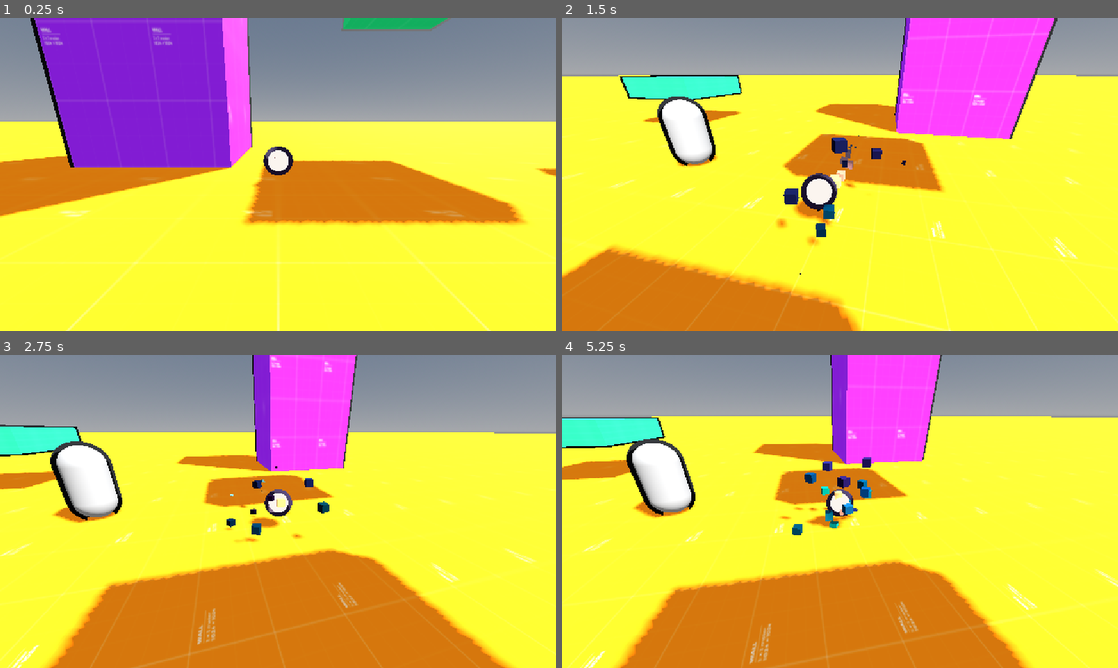
Above: before the commit, frames 1-4 (two rows, left to right).
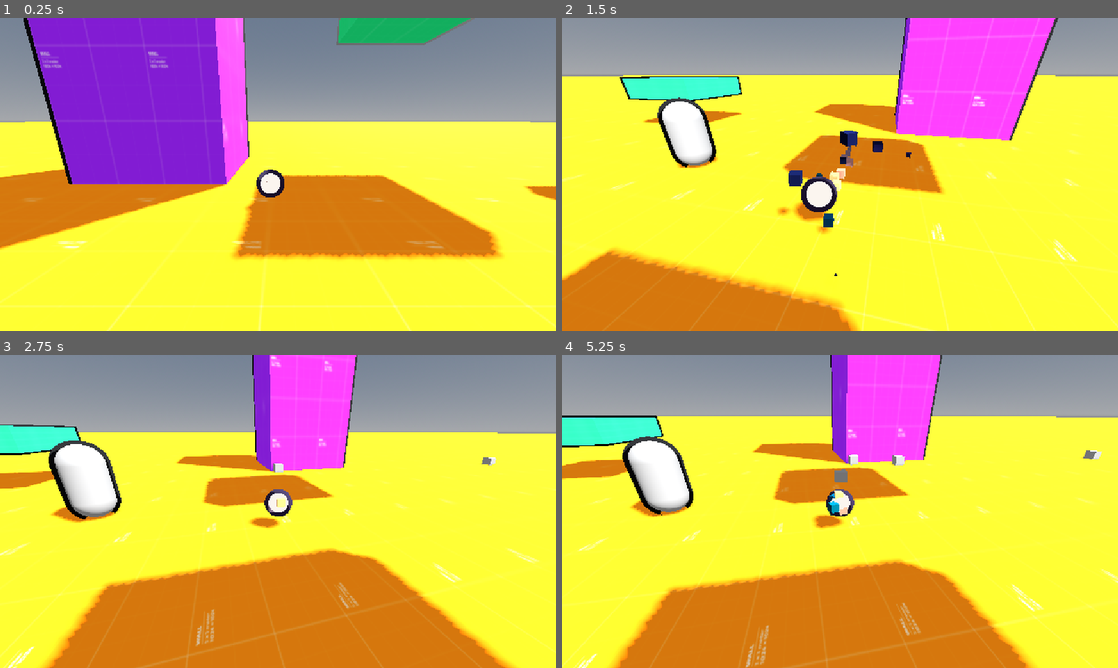
Above: after the commit, the same moments.

Repository: cookie1170/pirate-software-jam
Game: Godot game, scene res://levels/level.tscn
Same seed, same stepped clock (60 frames per second), same inputs: the game is played once before the commit and once after it.
Inputs (mouse positions are in pixels of both pictures, inside the frame that each line leads up to):
- Up to frame 1 (0.25 s): no input
- Up to frame 2 (1.5 s): tap Enter at 0.5 s; move the mouse to (962, 158) at 0.52 s; press the mouse at (962, 158) at 0.53 s; hold D (right) 0.53-1.28 s; tap Space (jump) at 0.77 s; move the mouse to (812, 174) at 1.27 s; release the mouse at (812, 174) at 1.28 s; hold Up (ui_up) from 1.28 s (still down); tap W (forw) at 1.35 s
- Up to frame 3 (2.75 s): keep holding Up (ui_up); tap Space (jump) at 1.52 s; move the mouse to (289, 505) at 2.02 s; press the mouse at (289, 505) at 2.03 s
- Up to frame 4 (5.25 s): keep holding Up (ui_up); move the mouse to (834, 517) at 2.77 s; release the mouse at (834, 517) at 2.78 s; tap W (forw) at 2.85, 4.35 s; tap Space (jump) at 3.02, 3.77, 4.52 s; move the mouse to (878, 514) at 3.52 s; press the mouse at (878, 514) at 3.53 s; move the mouse to (795, 508) at 4.27 s; release the mouse at (795, 508) at 4.28 s; move the mouse to (845, 511) at 5.02 s; press the mouse at (845, 511) at 5.03 s

The runs differ from the first frame. In frame 1, 20% of the frame differs, in the area x 0-100%, y 0-100%; in frame 2, 6.1%; in frame 3, 3.2%; in frame 4, 5.9%.

Commit message:
shooting & damaging enemies works now :pepo_hype:

Diff:
--- a/common/hitbox.gd
+++ b/common/hitbox.gd
@@ -4,6 +4,6 @@
 @export var damage : int = 4
 @export_enum("Player", "Enemy") var type : String
 
-func _init() -> void:
+func _ready() -> void:
 	collision_mask = 0
 	collision_layer = (4 if type == "Player" else 8)
--- a/common/hurtbox.gd
+++ b/common/hurtbox.gd
@@ -3,12 +3,10 @@
 
 @export_enum("Player", "Enemy") var type : String
 
-func _init() -> void:
+func _ready() -> void:
+	area_entered.connect(_get_hit)
 	collision_layer = 0
 	collision_mask = (8 if type == "Player" else 4)
 
-func _ready() -> void:
-	area_entered.connect(_get_hit)
-
 func _get_hit(hitbox : Hitbox):
-	owner.get_hit(hitbox.damage, hitbox.position)
+	owner._get_hit(hitbox.damage, hitbox.position)
--- a/enemies/basic_enemy.gd
+++ b/enemies/basic_enemy.gd
@@ -1,6 +1,6 @@
 class_name Enemy
 extends CharacterBody3D
 
-func die(hitbox : Area3D) -> void:
-	%HurtParticles.look_at(hitbox.global_position)
+func _get_hit(damage : int, pos : Vector3) -> void:
+	%HurtParticles.look_at(pos)
 	%AnimationPlayer.play("die")
--- a/enemies/basic_enemy.tscn
+++ b/enemies/basic_enemy.tscn
@@ -1,6 +1,7 @@
-[gd_scene load_steps=11 format=4 uid="uid://vkj15iayrnau"]
+[gd_scene load_steps=12 format=4 uid="uid://vkj15iayrnau"]
 
 [ext_resource type="Script" uid="uid://bsmce2pk6wm0s" path="res://enemies/basic_enemy.gd" id="1_ubayq"]
+[ext_resource type="Script" uid="uid://cueoxdgpqrre6" path="res://common/hurtbox.gd" id="2_6ofcp"]
 
 [sub_resource type="CapsuleMesh" id="CapsuleMesh_7olet"]
 
@@ -92,7 +93,7 @@
 transform = Transform3D(1, 0, 0, 0, 1, 0, 0, 0, 1, 0, 1, 0)
 mesh = SubResource("CapsuleMesh_7olet")
 
-[node name="MeshInstance3D" type="MeshInstance3D" parent="Mesh"]
+[node name="OutlineMesh" type="MeshInstance3D" parent="Mesh"]
 mesh = SubResource("ArrayMesh_ubayq")
 
 [node name="Collider" type="CollisionShape3D" parent="."]
@@ -117,6 +118,7 @@
 mesh = SubResource("BoxMesh_ubayq")
 emission_shape = 3
 emission_box_extents = Vector3(0.2, 0.5, 0.2)
+particle_flag_align_y = true
 direction = Vector3(0, 1, 1)
 spread = 16.0
 initial_velocity_min = 5.0
@@ -126,11 +128,10 @@
 scale_amount_curve = SubResource("Curve_ubayq")
 
 [node name="Hurtbox" type="Area3D" parent="."]
-collision_layer = 0
-collision_mask = 4
+script = ExtResource("2_6ofcp")
+type = "Enemy"
+metadata/_custom_type_script = ExtResource("2_6ofcp")
 
 [node name="Collider" type="CollisionShape3D" parent="Hurtbox"]
 transform = Transform3D(1, 0, 0, 0, 1, 0, 0, 0, 1, 0, 1, 0)
-shape = SubResource("CapsuleShape3D_ubayq")
-
-[connection signal="area_entered" from="Hurtbox" to="." method="die"]
+shape = SubResource("CapsuleShape3D_5xrap")
--- /dev/null
+++ b/player/bullet.tscn
@@ -0,0 +1,30 @@
+[gd_scene load_steps=5 format=3 uid="uid://ciy177ajnquy0"]
+
+[ext_resource type="Script" uid="uid://bh4s8tbbuep0u" path="res://common/hitbox.gd" id="1_1y6ct"]
+
+[sub_resource type="BoxMesh" id="BoxMesh_6bq6f"]
+size = Vector3(0.5, 0.5, 0.5)
+
+[sub_resource type="BoxShape3D" id="BoxShape3D_6bq6f"]
+size = Vector3(0.5, 0.5, 0.5)
+
+[sub_resource type="BoxShape3D" id="BoxShape3D_j40gx"]
+size = Vector3(0.75, 0.75, 0.75)
+
+[node name="Bullet" type="RigidBody3D"]
+collision_layer = 0
+
+[node name="Mesh" type="MeshInstance3D" parent="."]
+mesh = SubResource("BoxMesh_6bq6f")
+
+[node name="Collider" type="CollisionShape3D" parent="."]
+shape = SubResource("BoxShape3D_6bq6f")
+
+[node name="Hitbox" type="Area3D" parent="."]
+script = ExtResource("1_1y6ct")
+type = "Player"
+metadata/_custom_type_script = ExtResource("1_1y6ct")
+
+[node name="Collider" type="CollisionShape3D" parent="Hitbox"]
+shape = SubResource("BoxShape3D_j40gx")
+debug_color = Color(0.7, 0, 0.0116665, 0.419608)
--- a/player/player.gd
+++ b/player/player.gd
@@ -4,6 +4,7 @@
 @export_range(0.1, 2.0, 0.05) var sensitivity : float = 0.5
 @export_range(1, 16, 0.5) var max_speed : float
 @export_range(0.1, 2, 0.05) var accel_sec : float
+@export var bullet_scene : PackedScene
 
 @onready var block_particles: GPUParticles3D = %BlockParticles
 @onready var hurt_particles: CPUParticles3D = %HurtParticles
@@ -27,24 +28,26 @@
 		Input.set_mouse_mode(Input.MOUSE_MODE_CAPTURED)
 	if event.is_action_pressed("ui_cancel"):
 		Input.set_mouse_mode(Input.MOUSE_MODE_VISIBLE)
+	if event.is_action_pressed("shoot"):
+		_shoot()
 
 
 func _physics_process(delta : float) -> void:
 	_handle_movement()
 	_handle_camera_movement()
 	if Input.is_action_just_pressed("ui_up"):
-		collect_voxel(1)
+		_change_voxel_amt(1)
 	if Input.is_action_just_pressed("ui_down"):
-		get_hit(1, position)
+		_get_hit(1, position)
 
 
-func collect_voxel(amount : int) -> void:
+func _change_voxel_amt(amount : int) -> void:
 	block_amount +=  amount
 	block_particles.update_particles()
 	_handle_block_changes()
 
 
-func get_hit(damage : int, hit_position : Vector3) -> void:
+func _get_hit(damage : int, hit_position : Vector3) -> void:
 	block_amount -= damage
 	block_particles.update_particles()
 	hurt_particles.amount = damage
@@ -52,13 +55,13 @@
 	_handle_block_changes()
 
 
-func die() -> void:
+func _die() -> void:
 	pass
 
 
 func _handle_block_changes() -> void:
 	if block_amount <= 0:
-		die()
+		_die()
 	var remapped_block_amount : float = remap(
 		block_amount, 0, 64,
 		1, 2
@@ -69,7 +72,6 @@
 	%Collider.scale = block_particles.scale
 	spring_arm.spring_length = remap(
 		remapped_block_amount, 1, 5, 5, 10
-
 	)
 
 
@@ -106,3 +108,11 @@
 	move_dir = move_dir.normalized()
 
 	return Vector2(move_dir.x, move_dir.z)
+
+
+func _shoot() -> void:
+	var bullet_instance : RigidBody3D = bullet_scene.instantiate()
+	bullet_instance.position = spring_arm.global_position + Vector3.UP * 1.5
+	get_parent().add_child(bullet_instance)
+	bullet_instance.apply_impulse(-camera.global_basis.z * 30)
+	_change_voxel_amt(-1)
--- a/player/player.tscn
+++ b/player/player.tscn
@@ -1,6 +1,7 @@
-[gd_scene load_steps=26 format=4 uid="uid://bi40akbu0hcyl"]
+[gd_scene load_steps=27 format=4 uid="uid://bi40akbu0hcyl"]
 
 [ext_resource type="Script" uid="uid://b1qqjj3erxy3i" path="res://player/player.gd" id="1_oul6g"]
+[ext_resource type="PackedScene" uid="uid://ciy177ajnquy0" path="res://player/bullet.tscn" id="2_boad6"]
 [ext_resource type="Texture2D" uid="uid://b4mp0yqk1nqqq" path="res://player/block_particles/block_color_ramp.tres" id="2_g1dw6"]
 [ext_resource type="BoxMesh" uid="uid://diyfhnaeex4bm" path="res://player/block_particles/block_0.tres" id="3_yw30f"]
 [ext_resource type="Gradient" uid="uid://doolqgh7pxcdh" path="res://player/block_particles/block_color_ramp_gradient.tres" id="4_yw30f"]
@@ -142,6 +143,7 @@
 script = ExtResource("1_oul6g")
 max_speed = 8.0
 accel_sec = 0.3
+bullet_scene = ExtResource("2_boad6")
 metadata/_edit_group_ = true
 
 [node name="PlayerMesh" type="MeshInstance3D" parent="."]
@@ -205,7 +207,7 @@
 
 [node name="SpringArm" type="SpringArm3D" parent="."]
 unique_name_in_owner = true
-transform = Transform3D(1, 0, 0, 0, 0.965926, 0.258819, 0, -0.258819, 0.965926, 0, 0, 0)
+transform = Transform3D(1, 0, 0, 0, 0.965926, 0.258819, 0, -0.258819, 0.965926, 0.5, 1.5, 0)
 top_level = true
 spring_length = 5.0
 script = SubResource("GDScript_g6k8r")
--- a/project.godot
+++ b/project.godot
@@ -71,6 +71,11 @@
 "events": [Object(InputEventKey,"resource_local_to_scene":false,"resource_name":"","device":-1,"window_id":0,"alt_press …(191 unchanged characters)…
 ]
 }
+shoot={
+"deadzone": 0.2,
+"events": [Object(InputEventMouseButton,"resource_local_to_scene":false,"resource_name":"","device":-1,"window_id":0,"alt_pressed":false,"shift_pressed":false,"ctrl_pressed":false,"meta_pressed":false,"button_mask":0,"position":Vector2(0, 0),"global_position":Vector2(0, 0),"factor":1.0,"button_index":1,"canceled":false,"pressed":false,"double_click":false,"script":null)
+]
+}
 
 [layer_names]
 
Not shown: 1 places in enemies/basic_enemy.tscn that only renumber resources
